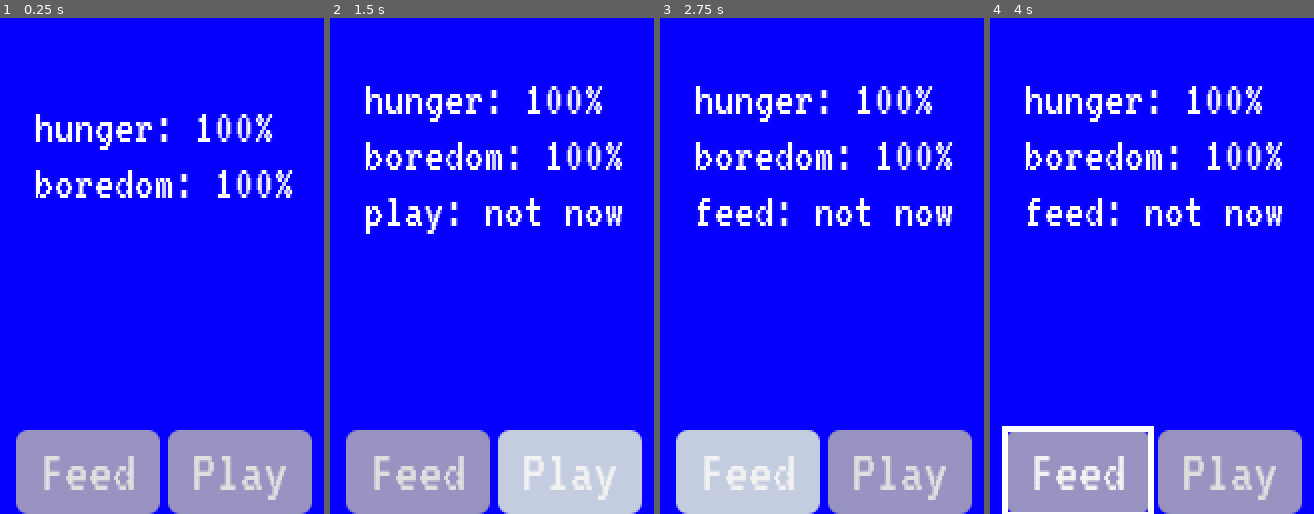
Above: before the commit, frames 1-4 (left to right).
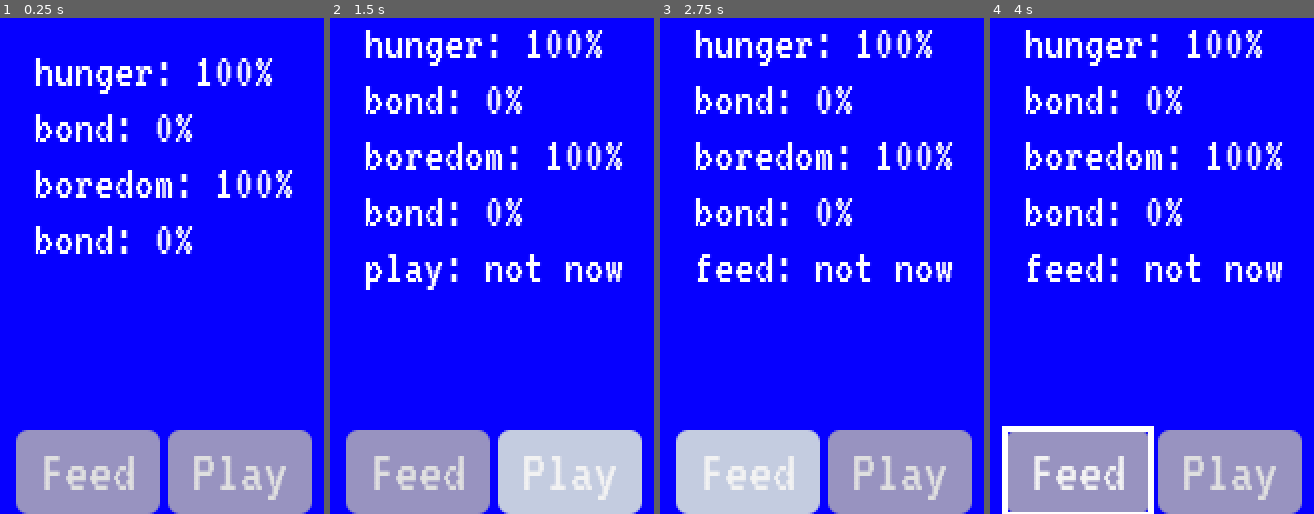
Above: after the commit, the same moments.

Repository: JeremyMarkWilcox/Pet-Game
Game: Godot game, scene res://game/game.tscn
Two runs of this game, one before a commit and one after it. Both use one fixed random seed, a clock stepped at 60 frames per second and the inputs below. Sound files missing from this copy of the repository are replaced by a short silence.
Inputs (mouse positions are in pixels of both pictures, inside the frame that each line leads up to):
- Up to frame 1 (0.25 s): no input
- Up to frame 2 (1.5 s): click "Play" at 0.5 s; click "Play" at 1.25 s
- Up to frame 3 (2.75 s): click "Feed" at 2 s
- Up to frame 4 (4 s): tap Enter at 2.75 s; move the mouse to (outside the picture) at 2.77 s; hold Right (ui_right) 2.78-3.53 s; click (outside the picture) at 2.92 s; tap Space at 3.5 s; move the mouse to (outside the picture) at 3.52 s; hold Down (ui_down) from 3.53 s (still down)

The runs differ from the first frame. In frame 1, 3.9% of the frame differs, in the area x 11-84%, y 8-48%; in frame 2, 5.7%, in the area x 11-91%, y 2-55%; in frame 3, 5.5%; in frame 4, 5.5%.

Commit message:
Added Bond System

Diff:
--- a/game/game.tscn
+++ b/game/game.tscn
@@ -12,6 +12,7 @@
 [ext_resource type="AudioStream" uid="uid://b8d08d24ieooh" path="res://assets/sounds/music/kayak.mp3" id="6_knu3h"]
 [ext_resource type="AudioStream" uid="uid://c476cpsaki108" path="res://assets/sounds/music/game_over.ogg" id="7_1vmna"]
 [ext_resource type="Script" uid="uid://dbajpfva2dtv1" path="res://game/pet/pet_save.gd" id="7_hb504"]
+[ext_resource type="Script" uid="uid://5gbra0iogkv0" path="res://game/pet/bond/bond_system.gd" id="8_4cobl"]
 [ext_resource type="Script" uid="uid://yy1usu1mpmia" path="res://game/pet/needs/needs_debug_label.gd" id="8_ee6o4"]
 [ext_resource type="PackedScene" uid="uid://cniox0c88ga5l" path="res://core/ui/controls_menu.tscn" id="8_wmqhs"]
 [ext_resource type="Script" uid="uid://brts7u4aslwat" path="res://game/pet/action_button.gd" id="9_hb504"]
@@ -34,8 +35,13 @@
 script = ExtResource("3_vsp63")
 needs = Array[ExtResource("4_b686c")]([ExtResource("5_hb504"), ExtResource("6_ee6o4")])
 
-[node name="PetSave" type="Node" parent="Systems" unique_id=695942011 node_paths=PackedStringArray("needs_system")]
+[node name="PetSave" type="Node" parent="Systems" unique_id=695942011 node_paths=PackedStringArray("needs_system", "bond_system")]
 script = ExtResource("7_hb504")
+needs_system = NodePath("../NeedsSystem")
+bond_system = NodePath("../BondSystem")
+
+[node name="BondSystem" type="Node" parent="Systems" unique_id=1714183224 node_paths=PackedStringArray("needs_system")]
+script = ExtResource("8_4cobl")
 needs_system = NodePath("../NeedsSystem")
 
 [node name="Background" type="ColorRect" parent="." unique_id=1037094621]
@@ -47,7 +53,7 @@
 grow_vertical = 2
 color = Color(0.023529412, 0, 1, 1)
 
-[node name="NeedsDebugLabel" type="Label" parent="." unique_id=763086249 node_paths=PackedStringArray("needs_system")]
+[node name="NeedsDebugLabel" type="Label" parent="." unique_id=763086249 node_paths=PackedStringArray("needs_system", "bond_system")]
 layout_mode = 1
 anchors_preset = 8
 anchor_left = 0.5
@@ -63,6 +69,7 @@
 text = "Stats"
 script = ExtResource("8_ee6o4")
 needs_system = NodePath("../Systems/NeedsSystem")
+bond_system = NodePath("../Systems/BondSystem")
 
 [node name="ActionBar" type="HBoxContainer" parent="." unique_id=1372412126]
 layout_mode = 1
--- /dev/null
+++ b/game/pet/bond/bond_system.gd
@@ -0,0 +1,73 @@
+class_name BondSystem
+extends Node
+## The friendship meter, 0.0 to 1.0. Grows when an action matches what the pet needs.
+## Drains slowly while the pet has an unmet need.
+
+signal bond_changed(value: float)
+
+const TICK_INTERVAL := 1.0 ## Seconds between updates
+
+@export var needs_system: NeedsSystem
+@export_range(0.0, 0.5, 0.01) var gain_per_action: float = 0.05
+
+@export_group("Decay")
+@export_range(1.0, 168.0, 1.0, "suffix:h") var hours_full_to_empty: float = 48.0 ## While the pet has an unmet need
+@export_range(0.0, 1.0, 0.05) var content_decay_multiplier: float = 0.0 ## Drain while all needs are fine (0 = none)
+@export_range(0.0, 1.0, 0.05) var offline_rate_multiplier: float = 0.25
+@export_range(0.0, 1.0, 0.05) var offline_floor: float = 0.0 ## Never drops below this while closed
+
+var _bond := 0.0
+var _last_tick := 0.0
+
+
+func _ready() -> void:
+	needs_system.action_handled.connect(_on_action_handled)
+	_last_tick = Time.get_unix_time_from_system()
+
+
+func _process(_delta: float) -> void:
+	var now := Time.get_unix_time_from_system()
+	var elapsed := now - _last_tick
+	if elapsed < TICK_INTERVAL:
+		return
+	_last_tick = now
+	var rate := _get_decay_per_second()
+	if not _has_unmet_need():
+		rate *= content_decay_multiplier
+	if rate > 0.0:
+		_set_bond(_bond - rate * elapsed)
+
+
+func get_bond() -> float:
+	return _bond
+
+
+func get_save_data() -> float:
+	return _bond
+
+
+func load_save_data(saved_bond: float, seconds_away: float) -> void:
+	var offline_loss := _get_decay_per_second() * offline_rate_multiplier * seconds_away
+	_set_bond(maxf(saved_bond - offline_loss, minf(saved_bond, offline_floor)))
+	_last_tick = Time.get_unix_time_from_system()
+
+
+func _on_action_handled(_action_id: StringName, accepted: bool) -> void:
+	if accepted:
+		_set_bond(_bond + gain_per_action)
+
+
+func _has_unmet_need() -> bool:
+	for need in needs_system.needs:
+		if needs_system.is_requesting(need.id):
+			return true
+	return false
+
+
+func _get_decay_per_second() -> float:
+	return 1.0 / (hours_full_to_empty * 3600.0)
+
+
+func _set_bond(new_value: float) -> void:
+	_bond = clampf(new_value, 0.0, 1.0)
+	bond_changed.emit(_bond)
--- a/game/pet/needs/needs_debug_label.gd
+++ b/game/pet/needs/needs_debug_label.gd
@@ -2,11 +2,14 @@
 ## TEMPORARY: shows need values until the real need bubbles exist.
 
 @export var needs_system: NeedsSystem
+@export var bond_system: BondSystem
 @export var _last_reaction := ""
+
 
 func _ready() -> void:
 	needs_system.need_changed.connect(_on_need_changed)
 	needs_system.action_handled.connect(_on_action_handled)
+	bond_system.bond_changed.connect(func(_value: float) -> void: _refresh())
 	_refresh()
 
 
@@ -23,6 +26,7 @@
 	var lines: PackedStringArray = []
 	for need in needs_system.needs:
 		lines.append("%s: %d%%" % [need.id, roundi(needs_system.get_value(need.id) * 100.0)])
+		lines.append("bond: %d%%" % roundi(bond_system.get_bond() * 100.0))
 	if _last_reaction != "":
 		lines.append(_last_reaction)
 	text 	= "\n".join(lines)
--- a/game/pet/pet_save.gd
+++ b/game/pet/pet_save.gd
@@ -9,6 +9,7 @@
 const SAVE_VERSION := 1
 
 @export var needs_system: NeedsSystem
+@export var bond_system: BondSystem
 @export_range(5.0, 300.0, 5.0, "suffix:s") var autosave_interval: float = 30.0
 
 var _time_since_save := 0.0
@@ -39,6 +40,7 @@
 		"version": SAVE_VERSION,
 		"saved_at": Time.get_unix_time_from_system(),
 		"needs": needs_system.get_save_data(),
+		"bond": bond_system.get_save_data(),
 	}
 	var file := FileAccess.open(SAVE_PATH, FileAccess.WRITE)
 	if file == null:
@@ -60,3 +62,4 @@
 	var now := Time.get_unix_time_from_system()
 	var seconds_away := maxf(0.0, now - float(data.get("saved_at", now)))
 	needs_system.load_save_data(data.get("needs", {}), seconds_away)
+	bond_system.load_save_data(float(data.get("bond", 0.0)), seconds_away)
Not shown, added: game/pet/bond/bond_system.gd.uid
